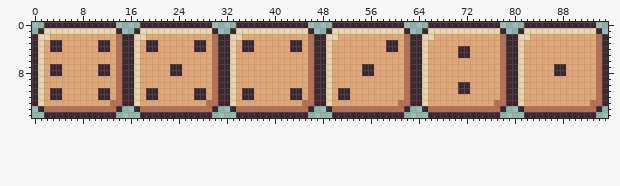
A sprite sheet gets an edit: Assets/Art/Dice.png. Above: the version before the commit.
The file is 96x16 pixels.
The same view after the edit:
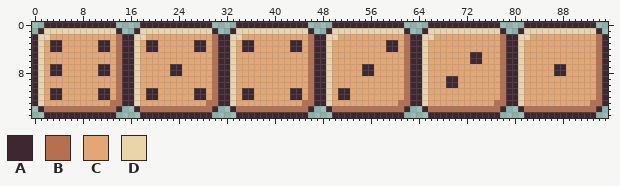
Palette (. is transparent): A #3e2731  B #b86f50  C #e4a672  D #ead4aa
Edits made:
@@ x 67..76 @@
  3 CCCCCCCCCC
- 4 CCCCAACCCC
- 5 CCCCAACCCC
- 6 CCCCCCCCCC
+ 4 CCCCCCCCCC
+ 5 CCCCCCAACC
+ 6 CCCCCCAACC
  7 CCCCCCCCCC
  8 CCCCCCCCCC
- 9 CCCCCCCCCC
-10 CCCCAACCCC
-11 CCCCAACCCC
+ 9 CCAACCCCCC
+10 CCAACCCCCC
+11 CCCCCCCCCC
 12 CCCCCCCCCC
Where, in picture pixels (left, top, right, bottom), the same in both pictures:
changed: (446, 46, 482, 94)
